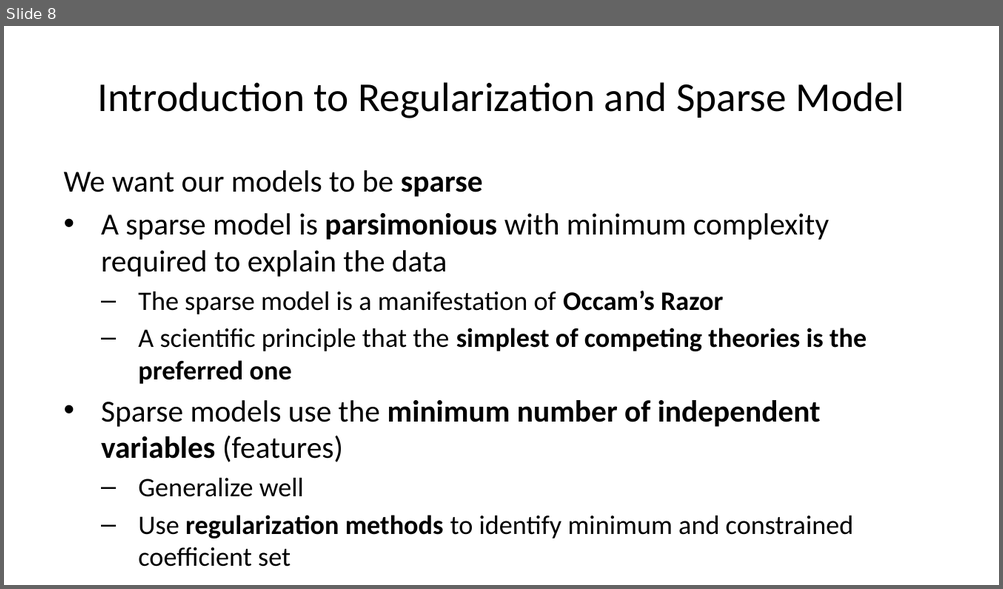
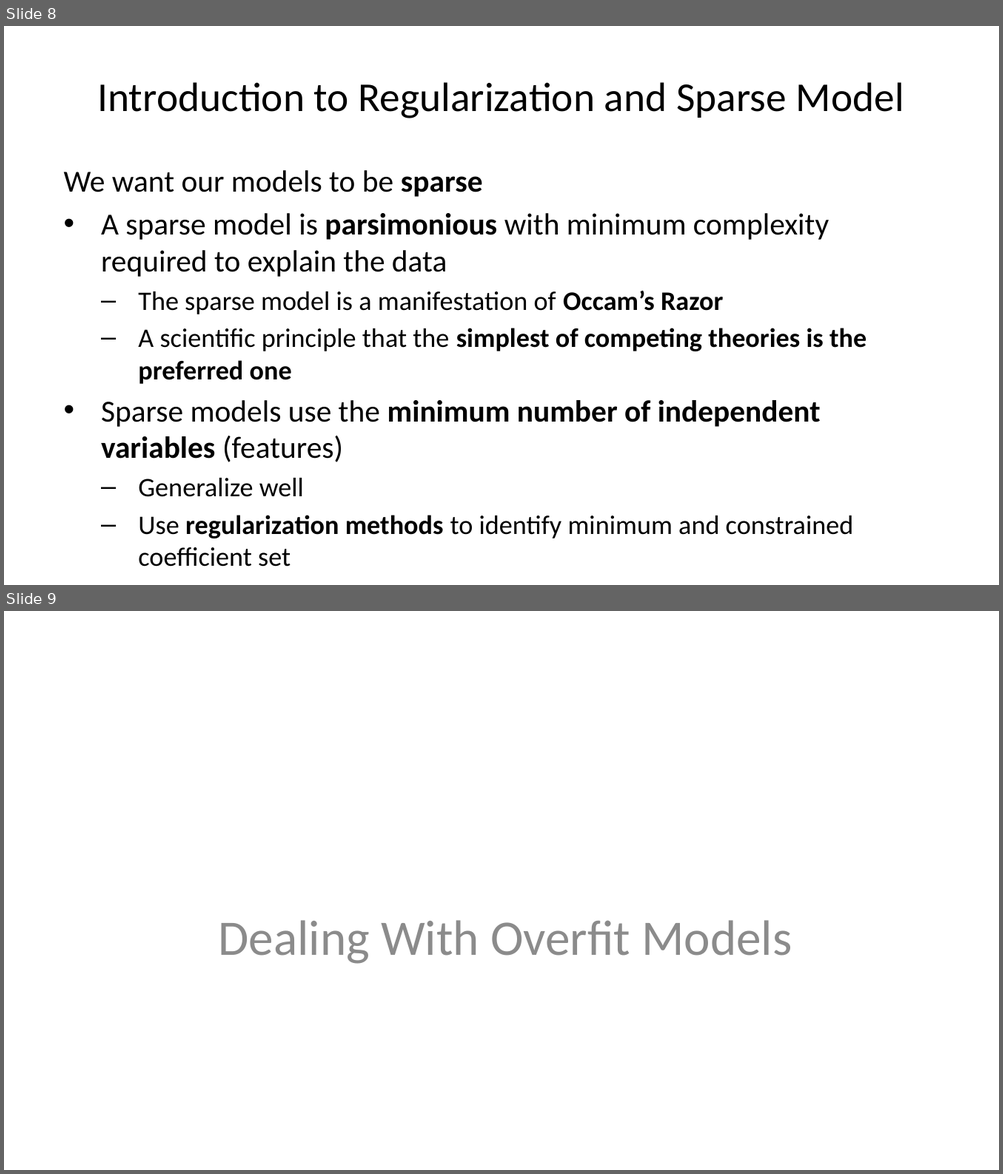
Before and after one commit to StephenElston/CSCI-E-83, a slide deck: LectureSlides/10a_ModelsInHighDimensions.pptx. Shown one above the other, each under a label of ours: slide 8 before the commit, slides 8 and 9 after it. The pictures are 1003x589 and 1003x1174 pixels, drawn with LibreOffice and Linux fonts; fonts in the diff are those of the drawing. Boxes give left, top, right and bottom in pixels: in the first picture for what was removed or moved away, otherwise in the second. Text is boxed around its words. In the diff, an @@ line names an element or a change of style, - is before the commit and + after.

```diff
--- a/LectureSlides/10a_ModelsInHighDimensions.pptx
+++ b/LectureSlides/10a_ModelsInHighDimensions.pptx
@@ slide 9 added at (4,611,999,1170), background #FFFFFF @@
@@ text added at (218,920,791,964), 36 pt, text #8C8C8C @@
+Dealing With Overfit Models
```
Also in this commit, not shown: 5 slides changed, 9 other slides added, 1 slide removed.
